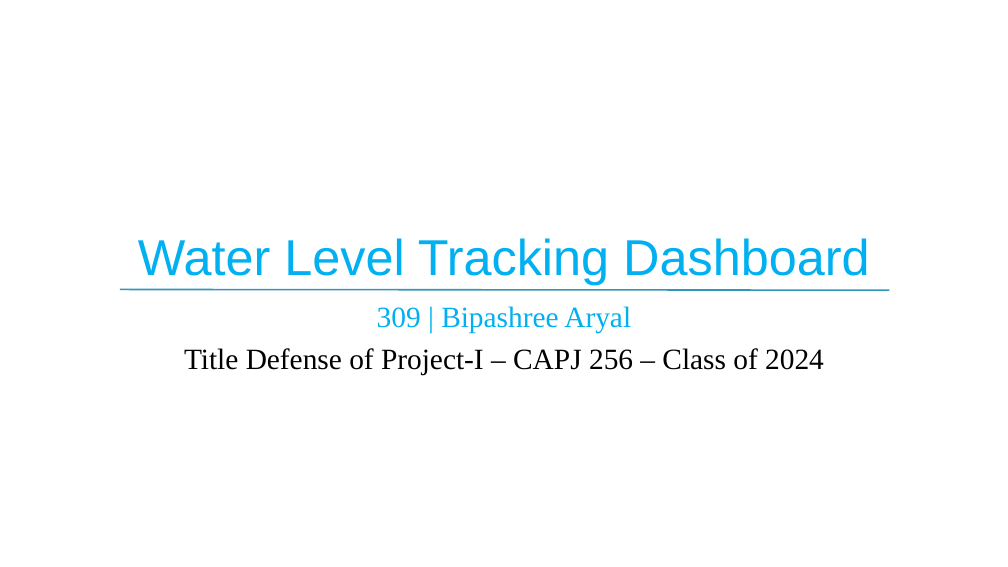
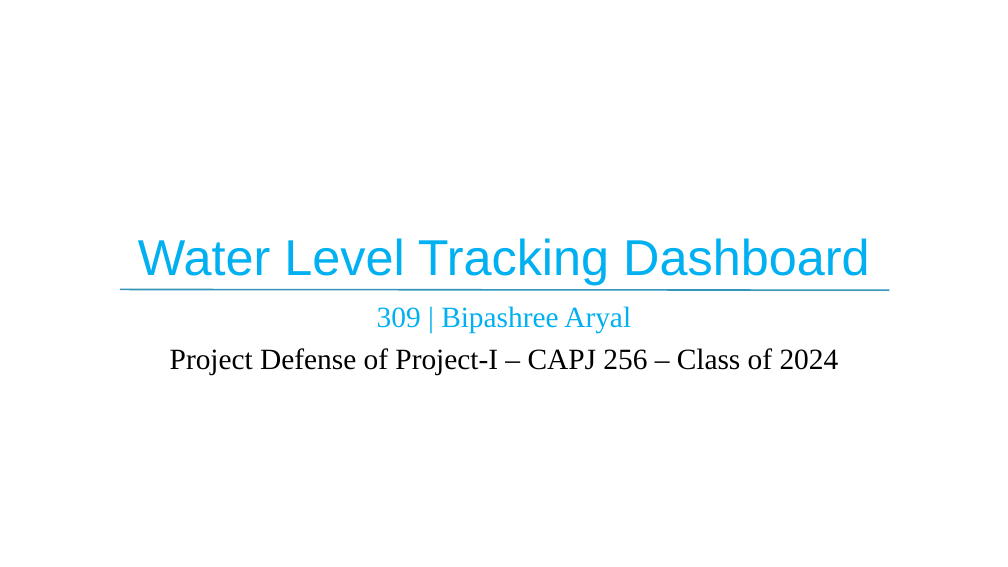
Before and after one commit to AryalKTM/water-level-tracking, a slide deck: slide 1 of Project Report/Title Defense/309_Bipashree_Proposal-Presentation.pptx. Drawn at 1008x567 pixels with LibreOffice and Linux fonts; fonts in the diff are those of the drawing; background and template pictures are left out. Boxes give left, top, right and bottom in pixels: in the first picture for what was removed or moved away, otherwise in the second. Text is boxed around its words. In the diff, an @@ line names an element or a change of style, - is before the commit and + after.

```diff
--- a/Project Report/Title Defense/309_Bipashree_Proposal-Presentation.pptx
+++ b/Project Report/Title Defense/309_Bipashree_Proposal-Presentation.pptx
@@ subtitle at (170, 348, 839, 375): text changed @@
-Title Defense of Project-I – CAPJ 256 – Class of 2024
+Project Defense of Project-I – CAPJ 256 – Class of 2024
```
Also in this commit, not shown: 13 other files.
